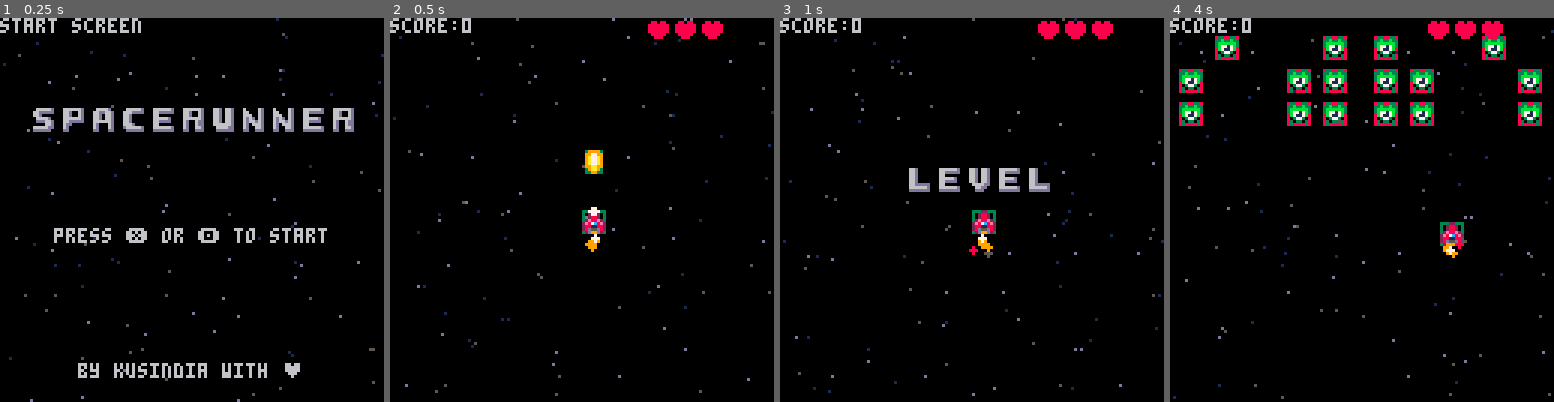
Above: before the commit, frames 1-4 (left to right).
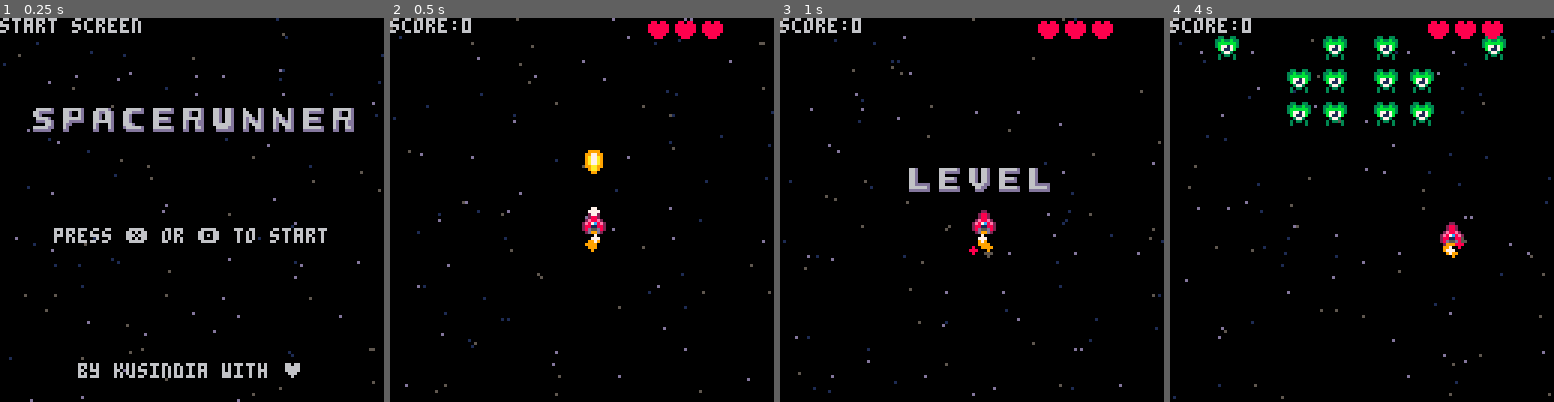
Above: after the commit, the same moments.

Repository: nevisdale/spacerunner
Game: PICO-8 cartridge spacerunner.p8
Two runs of this game, one before a commit and one after it. Both use one fixed random seed, a clock stepped at 60 frames per second and the inputs below.
Inputs:
- Up to frame 1 (0.25 s): no input
- Up to frame 2 (0.5 s): tap X (X key) at 0.33 s
- Up to frame 3 (1 s): tap O (Z key) at 0.7 s
- Up to frame 4 (4 s): tap X (X key) at 1.07, 1.85, 2.97 s; hold Right 1.6-2.1 s; tap O (Z key) every 0.4 s from 1.7 to 3.7 s; hold Up 2.15-2.42 s; hold Right 2.47-3.03 s; hold Left 3.08-3.58 s; hold Down 3.63-3.97 s

Frame 1 is identical in both runs. In frame 2, 0.1% of the frame differs, in the area x 50-57%, y 34-57%; in frame 3, less than 0.1%; in frame 4, 2.7%, in the area x 2-97%, y 4-60%.

Commit message:
make green guy smarter

Diff:
--- a/bullets/bullets.lua
+++ b/bullets/bullets.lua
@@ -41,6 +41,19 @@
         local bullet = scene_bullet.new(pos, spd, anim.make("18"))
         bullet.lt_pos = vec2d.new(1, 1)
         bullet.rb_pos = vec2d.new(3, 3)
+
+        origin_draw = bullet.draw
+
+        bullet.draw = function(self)
+            if time() % 0.5 == 0 then
+                for i = 0, 15 do
+                    pal(i, 7)
+                end
+            end
+            origin_draw(self)
+            pal()
+        end
+
         return bullet
     end
 }
--- a/collision/collision.lua
+++ b/collision/collision.lua
@@ -33,7 +33,7 @@
         return true
     end,
 
-    responsd_seq = function(seq, one, responsd)
+    responsd_nx1 = function(seq, one, responsd)
         for s in all(seq) do
             if collutils.detect(s, one) then
                 responsd(s, one)
@@ -41,7 +41,7 @@
         end
     end,
 
-    responsd_2seq = function(seq1, seq2, responsd)
+    responsd_nxn = function(seq1, seq2, responsd)
         for s1 in all(seq1) do
             for s2 in all(seq2) do
                 if collutils.detect(s1, s2) then
--- a/conf.lua
+++ b/conf.lua
@@ -1,5 +1,5 @@
 conf = {
     start_screen = "start",
-    collision_shape = true,
+    collision_shape = false,
     start_level = 1
 }
--- a/enemies/base.lua
+++ /dev/null
@@ -1,83 +0,0 @@
-scene_enemy_bullets = {}
-
-scene_enemy_base = {
-    new = function(pos, hp, anim)
-        return {
-            pos = pos,
-            target = pos,
-            hp = hp,
-            mission = "flyin",
-            flash_delay = 0,
-            wait = wait or 0,
-            anim = anim,
-            w = 1,
-            h = 1,
-            shake = 0,
-
-            protec_update = function(enemy)
-            end,
-
-            attac_update = function(enemy)
-            end,
-
-
-            coll_shape = function(self)
-                return collutils.make_shape_rect(self.pos, 7, 7)
-            end,
-
-
-            take_damage = function(self, n)
-                self.hp = max(self.hp - n, 0)
-                if self.flash_delay == 0 then
-                    self.flash_delay = 2
-                end
-            end,
-
-            is_dead = function(self)
-                return self.hp <= 0 or self.pos.y > 128
-            end,
-
-            update = function(self)
-                if self.mission == "flyin" then
-                    if self.wait > 0 then
-                        self.wait -= 1
-                        return
-                    end
-                    if self.pos == self.target then
-                        self.mission = "protec"
-                    end
-
-                    self.pos += (self.target - self.pos) / 8
-                    local diff = self.target - self.pos
-                    if diff:mag() < 0.3 then
-                        self.pos = self.target
-                    end
-                elseif self.mission == "protec" then
-                    self.protec_update(self)
-                elseif self.mission == "attac" then
-                    self.attac_update(self)
-                end
-            end,
-
-            draw = function(self)
-                if self.flash_delay > 0 then
-                    self.flash_delay -= 1
-                    for i = 1, 15 do
-                        pal(i, 7)
-                    end
-                end
-
-                local posx = self.pos.x
-                local posy = self.pos.y
-
-                if self.shake > 0 then
-                    posx += sin(time() % 5 * 5)
-                    self.shake -= 1
-                end
-
-                spr(self.anim:next(), posx, posy, self.w, self.h)
-                pal()
-            end
-        }
-    end
-}
--- a/enemies/boss.lua
+++ /dev/null
@@ -1,32 +0,0 @@
-scene_enemy_boss = {
-    make = function(pos, target, hp)
-        return {
-            base = scene_enemy_base.make(pos, target, hp, anim.make("208,210", 1), 10),
-
-            coll_shape = function(self)
-                return collutils.make_shape_rect(
-                    self.pos + vec2d.new(2, 4),
-                    15, 15
-                )
-            end,
-
-            take_damage = function(self, n)
-                scene_enemy_base.take_damage(self.base, n)
-            end,
-
-            is_died = function(self)
-                return scene_enemy_base.is_died(self.base)
-            end,
-
-            update = function(self)
-                scene_enemy_base.update(self.base)
-            end,
-
-            draw = function(self)
-                self.base.w = 2
-                self.base.h = 2
-                scene_enemy_base.draw(self.base)
-            end
-        }
-    end
-}
--- a/enemies/builder.lua
+++ /dev/null
@@ -1,23 +0,0 @@
-scene_enemy_builder = {
-    green = "green",
-    red = "red",
-    spinner = "spinner",
-    boss = "boss",
-
-    make = function(typ, pos, target, hp, wait)
-        local createfn = nil
-        if typ == scene_enemy_builder.green then
-            createfn = scene_enemy_green.make
-        elseif typ == scene_enemy_builder.red then
-            createfn = scene_enemy_green.red
-        elseif typ == scene_enemy_builder.spinner then
-            createfn = scene_enemy_green.spinner
-        elseif typ == scene_enemy_builder.boss then
-            createfn = scene_enemy_green.boss
-        end
-        if createfn != nil then
-            return createfn(pos, target, hp, wait)
-        end
-        return nil
-    end
-}
--- /dev/null
+++ b/enemies/enemies.lua
@@ -0,0 +1,147 @@
+scene_enemy_bullets = {} -- store all enemy bullets
+
+scene_enemy = {}
+
+scene_enemy.new_template = function(pos, hp, anim)
+    return {
+        pos = pos,
+        target = pos,
+        hp = hp,
+        mission = "flyin",
+        flash_delay = 0,
+        wait = wait or 0,
+        anim = anim,
+        w = 1,
+        h = 1,
+        shake = 0,
+
+        protec_update = function(enemy)
+        end,
+
+        attac_update = function(enemy)
+        end,
+
+
+        coll_shape = function(self)
+            return collutils.make_shape_rect(self.pos, 7, 7)
+        end,
+
+
+        take_damage = function(self, n)
+            self.hp = max(self.hp - n, 0)
+            if self.flash_delay == 0 then
+                self.flash_delay = 2
+            end
+        end,
+
+        is_dead = function(self)
+            return self.hp <= 0 or self.pos.y > 128
+        end,
+
+        update = function(self)
+            if self.mission == "flyin" then
+                if self.wait > 0 then
+                    self.wait -= 1
+                    return
+                end
+                if self.pos == self.target then
+                    self.mission = "protec"
+                end
+
+                self.pos += (self.target - self.pos) / 8
+                local diff = self.target - self.pos
+                if diff:mag() < 0.3 then
+                    self.pos = self.target
+                end
+            elseif self.mission == "protec" then
+                self.protec_update(self)
+            elseif self.mission == "attac" then
+                self.attac_update(self)
+            end
+        end,
+
+        draw = function(self)
+            if self.flash_delay > 0 then
+                self.flash_delay -= 1
+                for i = 1, 15 do
+                    pal(i, 7)
+                end
+            end
+
+            local posx = self.pos.x
+            local posy = self.pos.y
+
+            if self.shake > 0 then
+                posx += sin(time() % 5 * 5)
+                self.shake -= 1
+            end
+
+            spr(self.anim:next(), posx, posy, self.w, self.h)
+            pal()
+        end
+    }
+end
+
+scene_enemy.new_green = function(pos, target)
+    local enemy = scene_enemy.new_template(pos, 3, anim.make("21,22,23,24", 0.5))
+    enemy.wait = 30
+    enemy.target = target
+    enemy.player_pos = nil
+
+    -- move up and down
+    local waiting_spd = vec2d.new(0, 0.1)
+    local waiting_frames = 30
+    enemy.protec_update = function()
+        enemy.anim.spd = 0.5
+
+        waiting_frames -= 1
+        if waiting_frames == 0 then
+            waiting_spd = waiting_spd * -1.0
+            waiting_frames = 30
+        end
+        enemy.pos += waiting_spd
+    end
+
+    local once = false
+    local shake = 25
+
+    enemy.attac_update = function(enemy)
+        waiting_frames -= 1
+        if waiting_frames == 0 then
+            waiting_spd = waiting_spd * -1.0
+            waiting_frames = 30
+        end
+        enemy.pos += waiting_spd
+
+        enemy.anim.spd = 1
+
+        if not once then
+            enemy.shake = shake
+            once = true
+        end
+        if shake > 0 then
+            shake -= 1
+            return
+        end
+
+        local bullet_pos = enemy.pos + vec2d.new(2, 2)
+        local bullet_spd = enemy.player_pos - bullet_pos
+        bullet_spd:normalize()
+        bullet_spd *= 2
+        local bullet = scene_enemy_bullet.new(bullet_pos, bullet_spd)
+        add(scene_enemy_bullets, bullet)
+
+        enemy.mission = "protec"
+    end
+    return enemy
+end
+
+scene_enemy.new_red = function(pos, target)
+    local enemy = scene_enemy.new_template(pos, 3, anim.make("140,141,142,143", 0.3))
+    enemy.target = target
+    enemy.wait = 30
+    enemy.attac_update = function(enemy)
+        enemy.pos += vec2d.new(sin(time() % 3 * 3), 1.7)
+    end
+    return enemy
+end
--- a/enemies/green.lua
+++ /dev/null
@@ -1,49 +0,0 @@
-once = {
-    fn = function() end,
-    done = false
-}
-
-scene_enemy_green = {
-    new = function(pos, target)
-        local enemy = scene_enemy_base.new(pos, 3, anim.make("21,22,23,24", 0.5))
-        enemy.target = target
-        enemy.wait = 30
-
-        local spd = vec2d.new(0, 0.1)
-        local u = 30
-        enemy.protec_update = function()
-            u -= 1
-            if u == 0 then
-                spd = vec2d.new(0, 0) - spd
-                u = 30
-            end
-            enemy.pos += spd
-        end
-
-        local once = false
-        local shake = 25
-
-        local wait_ater_shoot = 25
-        enemy.attac_update = function(enemy)
-            enemy.anim.spd = 1
-
-            if not once then
-                enemy.shake = shake
-                once = true
-            end
-            if shake > 0 then
-                shake -= 1
-                return
-            end
-
-            local bullet = scene_enemy_bullet.new(enemy.pos + vec2d.new(2, 2), vec2d.new(0, 1))
-            add(scene_enemy_bullets, bullet)
-
-            enemy.mission = "protec"
-
-            enemy.pos += vec2d.new(sin(time() % 3 * 3), 1.7)
-            enemy.anim.spd = 1
-        end
-        return enemy
-    end
-}
--- a/enemies/red.lua
+++ /dev/null
@@ -1,11 +0,0 @@
-scene_enemy_red = {
-    make = function(pos, target)
-        local enemy = scene_enemy_base.new(pos, 3, anim.make("140,141,142,143", 0.3))
-        enemy.target = target
-        enemy.wait = 30
-        enemy.attac_update = function(enemy)
-            enemy.pos += vec2d.new(sin(time() % 3 * 3), 1.7)
-        end
-        return enemy
-    end
-}
--- a/enemies/spinner.lua
+++ /dev/null
@@ -1,27 +0,0 @@
-scene_enemy_spinner = {
-    make = function(pos, target, hp)
-        return {
-            base = scene_enemy_base.make(pos, target, hp, anim.make("184,185,186,187", 0.5), 10),
-
-            coll_shape = function(self)
-                return collutils.make_shape_rect(self.pos, 7, 7)
-            end,
-
-            take_damage = function(self, n)
-                scene_enemy_base.take_damage(self.base, n)
-            end,
-
-            is_dead = function(self)
-                return scene_enemy_base.is_died(self.base)
-            end,
-
-            update = function(self)
-                scene_enemy_base.update(self.base)
-            end,
-
-            draw = function(self)
-                scene_enemy_base.draw(self.base)
-            end
-        }
-    end
-}
--- a/levels/levels.lua
+++ b/levels/levels.lua
@@ -18,7 +18,7 @@
                             shift = -shift
                         end
                         posx += shift
-                        local enemy = scene_enemy_green.new(
+                        local enemy = scene_enemy.new_green(
                             vec2d.new(posx, -64),
                             vec2d.new(i * 12 - 6, 2 + y * 12)
                         )
@@ -32,37 +32,36 @@
             end,
 
             update = function(self, g)
-                if time() % 3 != 0 then
+                for enemy in all(g.enemies) do
+                    enemy.player_pos = g.player.pos
+                end
+
+                if time() % 0.5 != 0 then
                     return
                 end
 
                 local to_attac = {}
-                foreach(
-                    g.enemies, function(enemy)
-                        if enemy.mission != "protec" then
-                            return
-                        end
-                        local need_to_add = false
-                        foreach(
-                            to_attac, function(valid_enemy)
-                                if need_to_add then
-                                    return
-                                end
-                                if valid_enemy.pos.x == enemy.pos.x then
-                                    if valid_enemy.pos.y < enemy.pos.y then
-                                        need_to_add = true
-                                        del(to_attac, valid_enemy)
-                                    end
-                                else
-                                    need_to_add = true
-                                end
+                for enemy in all(g.enemies) do
+                    if enemy.mission != "protec" then
+                        goto continue
+                    end
+
+                    local need_to_add = true
+                    for candidate in all(to_attac) do
+                        if abs(candidate.pos.x - enemy.pos.x) < 4 then
+                            if candidate.pos.y < enemy.pos.y then
+                                del(to_attac, candidate)
+                            else
+                                need_to_add = false
                             end
-                        )
-                        if need_to_add or #to_attac == 0 then
-                            add(to_attac, enemy)
                         end
                     end
-                )
+                    if need_to_add then
+                        add(to_attac, enemy)
+                    end
+
+                    ::continue::
+                end
 
                 local enemy_to_attac = rnd(to_attac)
                 if enemy_to_attac == nil then
@@ -73,7 +72,7 @@
             end,
 
             is_done = function(self, g)
-                return #g.enemies == 0
+                return #g.enemies == 0 and #g.enemy_bullets == 0
             end
         }
     end
@@ -83,8 +82,8 @@
     new = function()
         local map = {
             { 0, 1, 0, 0, 1, 1, 0, 0, 1, 0 },
-            { 1, 0, 0, 1, 1, 1, 1, 0, 0, 1 },
-            { 1, 0, 0, 1, 1, 1, 1, 0, 0, 1 }
+            { 0, 0, 0, 1, 1, 1, 1, 0, 0, 0 },
+            { 0, 0, 0, 1, 1, 1, 1, 0, 0, 0 }
         }
         return level_template.new_from_map(map)
     end
--- a/particals/particals.lua
+++ b/particals/particals.lua
@@ -1,41 +1,4 @@
-scene_particals = {
-    new_spark = function(pos)
-        return {
-            pos = pos,
-            spd = vec2d.new(
-                (rnd() - 0.5) * 4,
-                (rnd() - 1) * 4
-            ),
-            age = 0,
-            max_age = 5,
-
-            is_active = true,
-
-            draw = function(self)
-                if self.age > self.max_age then
-                    self.is_active = false
-                    return
-                end
-                self.age += 1
-
-                pset(self.pos.x, self.pos.y, 7)
-                self.pos += self.spd
-            end
-        }
-    end,
-
-
-    draw = function(particals)
-        foreach(
-            particals, function(part)
-                part:draw()
-                if not part.is_active then
-                    del(particals, part)
-                end
-            end
-        )
-    end
-}
+scene_particals = {}
 
 scene_particals.new_spark = function(pos)
     return {
--- a/screens/game.lua
+++ b/screens/game.lua
@@ -1,5 +1,9 @@
 scene_game = {
     reset = function(g)
+        for bullet in all(scene_enemy_bullets) do
+            del(scene_enemy_bullets, bullet)
+        end
+
         g.player = scene_player.new(vec2d.new(64, 64), 2, 3)
         g.player_bullets = {}
         g.enemies = {}
@@ -36,7 +40,7 @@
         end
 
         -- collision: enemies x player
-        collutils.responsd_seq(
+        collutils.responsd_nx1(
             g.enemies, player,
             function(enemy, player)
                 if player:take_damage(1) then
@@ -49,13 +53,11 @@
         )
 
         -- collision: enemy bullets x player
-        collutils.responsd_seq(
+        collutils.responsd_nx1(
             g.enemy_bullets, player,
             function(bullet, player)
                 if player:take_damage(1) then
-                    local expl_pos = player.pos:copy()
-                    local player_expl = scene_particals.new_explosion(expl_pos, 2)
-                    add(g.particals, player_expl)
+                    add(g.particals, scene_particals.new_explosion(player.pos:copy(), 2))
                     sfx(1)
                     del(g.enemy_bullets, bullet)
                 end
@@ -63,24 +65,17 @@
         )
 
         -- collision: enemies x player bullets
-        collutils.responsd_2seq(
+        collutils.responsd_nxn(
             g.enemies, player_bullets,
             function(enemy, bullet)
-                local spark_pos = enemy.pos + vec2d.new(4, 0)
-                local spark = scene_particals.new_spark(spark_pos)
-                add(g.particals, spark)
-                local wave_pos = bullet.pos + vec2d.new(4, 0)
-                local wave = scene_particals.new_wave(wave_pos)
-                add(g.particals, wave)
                 enemy:take_damage(1)
                 del(player_bullets, bullet)
+                add(g.particals, scene_particals.new_spark(enemy.pos + vec2d.new(4, 0)))
+                add(g.particals, scene_particals.new_wave(bullet.pos + vec2d.new(4, 0)))
                 sfx(3)
                 if enemy:is_dead() then
-                    local expl_pos = enemy.pos + vec2d.new(4, 0)
-                    local enemy_expl = scene_particals.new_explosion(expl_pos, 1)
-                    add(g.particals, enemy_expl)
                     g.score += 10
-                    del(g.enemies, enemy)
+                    add(g.particals, scene_particals.new_explosion(enemy.pos + vec2d.new(4, 0), 1))
                     sfx(2)
                 end
             end
@@ -93,25 +88,20 @@
             end
         end
 
-        foreach(
-            g.enemy_bullets, function(bullet)
-                bullet:update()
-                if not bullet.is_active then
-                    del(g.enemy_bullets, bullet)
-                end
+        for bullet in all(g.enemy_bullets) do
+            bullet:update()
+            if not bullet.is_active then
+                del(g.enemy_bullets, bullet)
             end
-        )
+        end
 
-        foreach(
-            player_bullets, function(bullet)
-                bullet:update()
-                if not bullet.is_active then
-                    del(player_bullets, bullet)
-                end
+        for bullet in all(player_bullets) do
+            bullet:update()
+            if not bullet.is_active then
+                del(player_bullets, bullet)
             end
-        )
+        end
 
-        -- CHANGE SCEREEN
         if player:is_dead() then
             g.state = "over"
             return
@@ -123,8 +113,6 @@
                 g.state = "levels"
             end
         end
-
-        -- END CHANGE SCREEN
     end,
 
     draw = function(g)
@@ -139,23 +127,25 @@
 
         g.bg:draw()
         g.player:draw()
-        foreach(
-            g.player_bullets, function(bullet)
-                bullet:draw()
-            end
-        )
 
-        foreach(
-            g.enemy_bullets, function(bullet)
-                bullet:draw()
-            end
-        )
+        for bullet in all(g.player_bullets) do
+            bullet:draw()
+        end
+
+        for bullet in all(g.enemy_bullets) do
+            bullet:draw()
+        end
 
         for enemy in all(g.enemies) do
             enemy:draw()
         end
 
-        scene_particals.draw(g.particals)
+        for part in all(g.particals) do
+            part:draw()
+            if not part.is_active then
+                del(g.particals, part)
+            end
+        end
 
         -- UI on the top of the screen
         rectfill(0, 0, g.score / 5, 4, 5)
--- a/spacerunner.p8
+++ b/spacerunner.p8
@@ -18,12 +18,7 @@
 -- entities
 #include player/player.lua
 #include bullets/bullets.lua
-#include enemies/base.lua
-#include enemies/builder.lua
-#include enemies/green.lua
-#include enemies/red.lua
-#include enemies/spinner.lua
-#include enemies/boss.lua
+#include enemies/enemies.lua
 
 -- other
 #include background/starfield.lua
